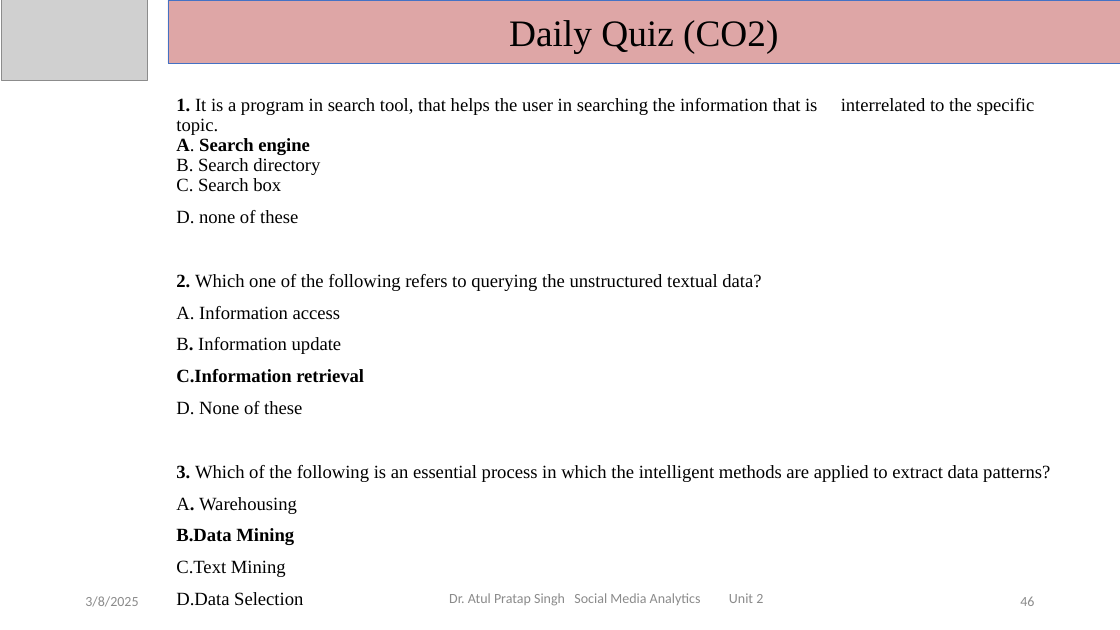
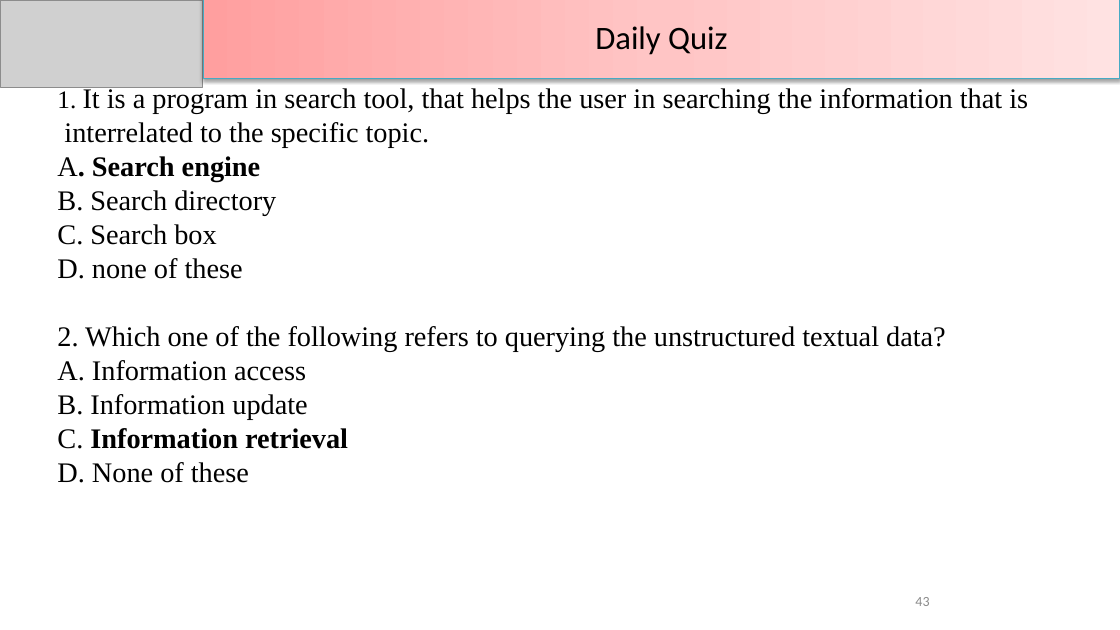
Before and after one commit to DevGoyalG/NIET-Study-Material, a slide deck: slide 43 of CSE (Artificial Intelligence and Machine Learning)/Third Year/Sixth Semester/PPTs/Social Media Analytics/SMA - Unit 2.pptx (slide 46 before the commit). Drawn at 1120x630 pixels with LibreOffice and Linux fonts; fonts in the diff are those of the drawing; grey boxes stand for pictures. Boxes give left, top, right and bottom in pixels: in the first picture for what was removed or moved away, otherwise in the second. Text is boxed around its words. In the diff, an @@ line names an element or a change of style, - is before the commit and + after.

```diff
--- a/CSE (Artificial Intelligence and Machine Learning)/Third Year/Sixth Semester/PPTs/Social Media Analytics/SMA - Unit 2.pptx
+++ b/CSE (Artificial Intelligence and Machine Learning)/Third Year/Sixth Semester/PPTs/Social Media Analytics/SMA - Unit 2.pptx
@@ picture: place and size @@
-picture at (2, 0, 147, 81)
+picture at (0, 0, 203, 87)
@@ rectangle "Daily Quiz": place and size @@
-rectangle "Daily Quiz" at (168, 0, 1120, 63)
+rectangle "Daily Quiz" at (203, 0, 1120, 78)
@@ rectangle "Daily Quiz" at (203, 0, 1120, 78): fill #DEA6A6 to gradient #FFA0A0 to #FFC5C5 to #FFE3E3; outline #4472C4 0.5 pt to #46AAC5 0.75 pt; shadow on @@
@@ text in rectangle at (595, 26, 727, 55): text changed; size 32 to 28 pt; font Times New Roman to Calibri @@
-Daily Quiz (CO2)
+Daily Quiz
@@ title "1. It is a program ..." at (57, 86, 1028, 483): vertical alignment top to middle; rotation 0 to 180 degrees @@
@@ title at (57, 86, 1028, 483): text changed; size 16 to 24.3 pt @@
-1. It is a program in search tool, that helps the user in searching the information that is interrelated to the specific topic.
-A. Search engine
-B. Search directory
-C. Search box
-D. none of these
-2. Which one of the following refers to querying the unstructured textual data?
-A. Information access
-B. Information update
-C.Information retrieval
-D. None of these
-3. Which of the following is an essential process in which the intelligent methods are applied to extract data patterns?
-A. Warehousing
-B.Data Mining
-C.Text Mining
-D.Data Selection
+1. It is a program in search tool, that helps the user in searching the information that is interrelated to the specific topic.
+A. Search engine
+B. Search directory
+C. Search box
+D. none of these
+2. Which one of the following refers to querying the unstructured textual data?
+A. Information access
+B. Information update
+C. Information retrieval
+D. None of these
@@ text removed at (85, 596, 138, 607) @@
-3/8/2025
@@ text removed at (449, 593, 763, 606) @@
-Dr. Atul Pratap Singh Social Media Analytics Unit 2
@@ page number added at (915, 597, 929, 606), 12 pt, text #8C8C8C @@
+43
@@ page number removed at (1020, 597, 1034, 606) @@
-46
```
Also in this commit, not shown: 25 other slides changed, 28 slides added, 65 slides removed, 9 other files.
